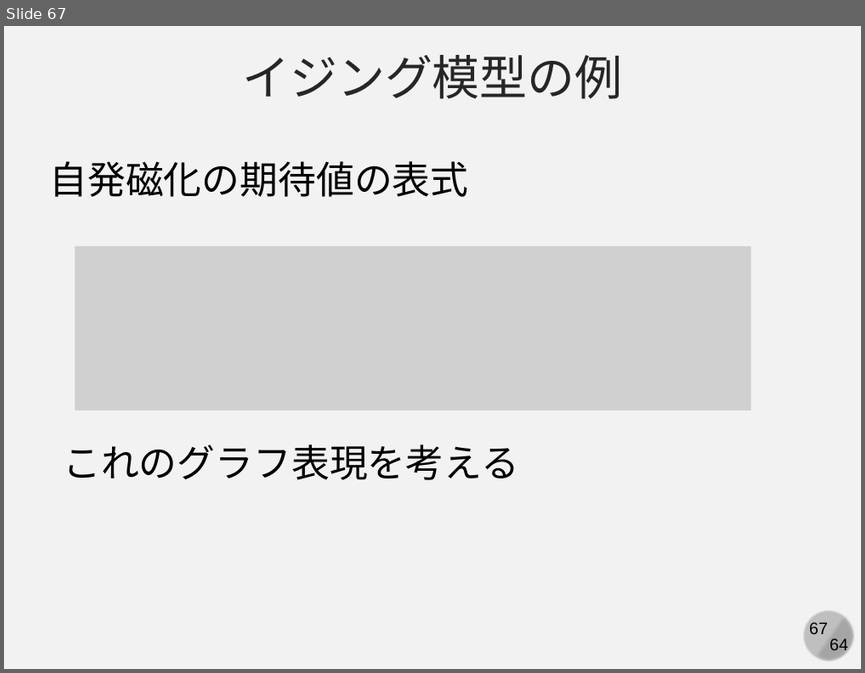
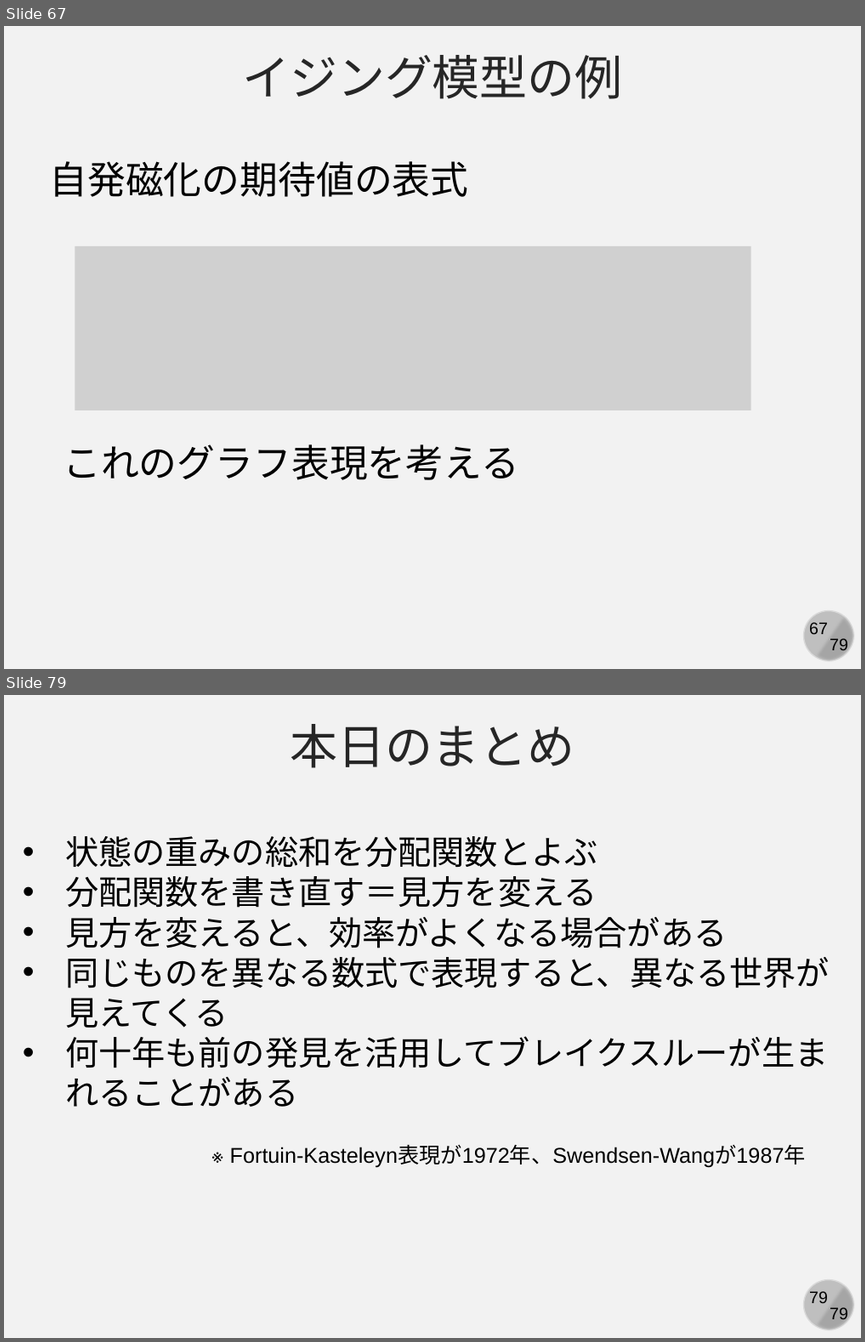
Before and after one commit to kaityo256/simulation_engineering, a slide deck: 04_mc_advanced/simulation04.pptx. Shown one above the other, each under a label of ours: slide 67 before the commit, slides 67 and 79 after it; the slides between them are not shown. The pictures are 865x673 and 865x1342 pixels, drawn with LibreOffice and Linux fonts; fonts in the diff are those of the drawing; grey boxes stand for pictures. Boxes give left, top, right and bottom in pixels: in the first picture for what was removed or moved away, otherwise in the second. Text is boxed around its words. In the diff, an @@ line names an element or a change of style, - is before the commit and + after.

```diff
--- a/04_mc_advanced/simulation04.pptx
+++ b/04_mc_advanced/simulation04.pptx
@@ slide 79 added at (4, 695, 861, 1338), background #F2F2F2; not listed: 4 template elements that a slide beside it also shows @@
@@ text added at (290, 724, 575, 768), 40 pt, text #262626 @@
+本日のまとめ
@@ text added at (65, 836, 829, 1106), 28 pt, text #000000 @@
+• 状態の重みの総和を分配関数とよぶ
+• 分配関数を書き直す＝見方を変える
+• 見方を変えると、効率がよくなる場合がある
+• 同じものを異なる数式で表現すると、異なる世界が見えてくる
+• 何十年も前の発見を活用してブレイクスルーが生まれることがある
@@ text added at (230, 1144, 806, 1168), 18 pt, text #000000 @@
+※ Fortuin-Kasteleyn表現が1972年、Swendsen-Wangが1987年
@@ slide 67 changed as well @@
@@ text at (829, 638, 848, 654): text changed @@
-64
+79
```
Also in this commit, not shown: 67 other slides changed, 10 other slides added, 1 slide removed, 7 other files.
